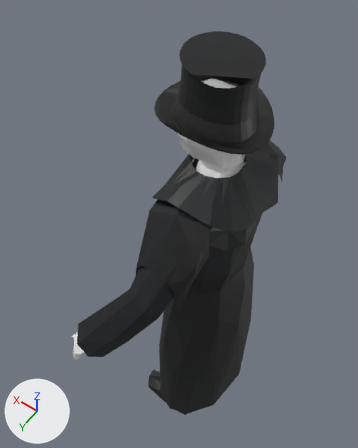
An edit to the Blender file Models/londonProtag.blend, drawn before and after from the same camera.
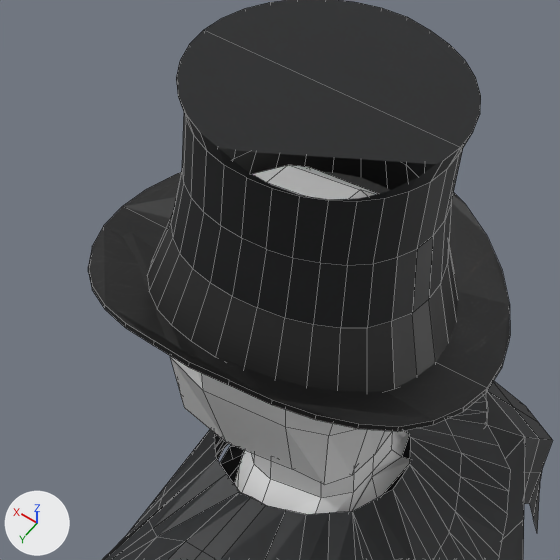
Old and new are each drawn whole from a camera (50 mm lens) standing at (-3.02, 4.54, 8.36) and looking at (0.41, -0.27, 0.81) and again close up on the part from 36% to 81% of the width and 7% to 43% of the height. Lighting does not change. The marker at lower left points along +X, +Y and +Z. The last two pictures show the newer version. The close-ups show mesh edges as thin lines. Everything nearer to the camera than a plane just in front of the edit is cut away.

Names of what the first close-up shows: 'body', 'cloak', 'hat', 'head'.
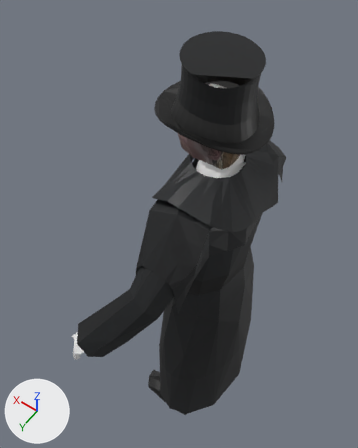
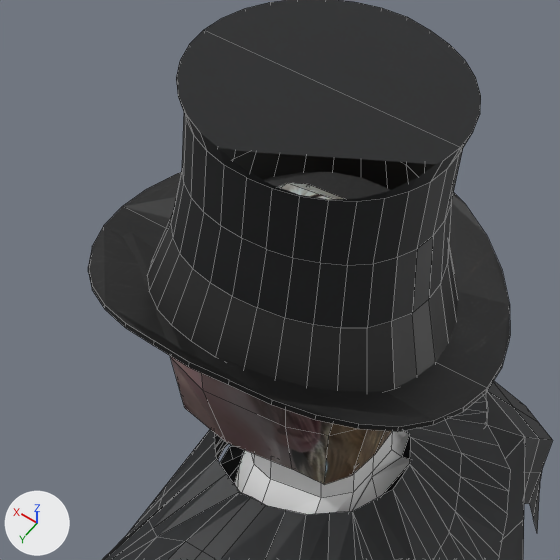
Where the change shows, as pixel boxes (x1, y1, x2, y2) in the close-ups (560 x 560 px; the box of a moved part takes in the faces that stretch with it):
```json
{"object": "head", "change": "recoloured, reshaped, surface changed", "before": [170, 165, 392, 485], "after": [170, 183, 392, 485], "on screen": "darker"}
{"part": 1, "of": "me_cube_003", "change": "moved or reshaped", "before": [267, 165, 377, 199], "after": [281, 183, 344, 199]}
{"part": 2, "of": "me_cube_003", "change": "moved or reshaped", "before": [253, 165, 288, 182], "after": [278, 183, 286, 188], "on screen": "mostly hidden"}
{"part": 3, "of": "me_cube_003", "change": "surface changed", "before": [170, 356, 392, 485], "after": [170, 356, 392, 485], "on screen": "darker"}
```

Edits to the scene script, one JSON object a line:
```json
{"op": "add", "block": "img_londonprotagfacce_png", "code": ["img_londonprotagfacce_png = load_image('londonProtagFacce.png', '../Textures/londonProtagFacce.png', 2000, 2000, 'sRGB')"]}
{"op": "add", "block": "mat_material_002", "code": ["mat_material_002 = principled_material('Material.002')", "mat_material_002.texture = img_londonprotagfacce_png"]}
{"block": "me_cube_003", "where": "# used by ob_head; location = (0.0, 0.0, 0.0)"}
{"op": "remove", "block": "me_cube_003", "code": "me_cube_003.from_pydata(...)  # 69 vertices, 66 faces; spans x -0.916..0.232, y -0.412..0.412, z 3.308..4.483"}
{"op": "add", "block": "me_cube_003", "code": "me_cube_003.from_pydata(...)  # 69 vertices, 66 faces; spans x -0.916..0.232, y -0.412..0.412, z 3.308..4.405"}
{"block": "me_cube_003", "change": "me_cube_003 part 1: all 15 vertices in x -0.724..-0.175, y -0.326..0.326, z 4.304..4.483 are moved by (0.0, 0.0, -0.078)"}
{"block": "me_cube_003", "change": "me_cube_003 part 2: all 3 vertices in x 0.004..0.054, y -0.153..0.153, z 4.311..4.328 are moved by (0.005, 0.0, -0.121)"}
{"block": "me_cube_003", "change": "me_cube_003 part 3: texture (UV) coordinates of 46 of 66 faces, centred in x -0.848..0.151, y -0.379..0.379, z 3.335..4.216, changed; they spanned u 0.29..0.62, v 0.12..0.62 and now span u 0.0..0.94, v 0.12..0.94"}
{"block": "me_cube_003", "change": "other edits to the shape of me_cube_003 do not show in these pictures"}
{"op": "add", "block": "me_cube_003", "code": "me_cube_003.materials.append(mat_material_002)  # picture img_londonprotagfacce_png"}
```
